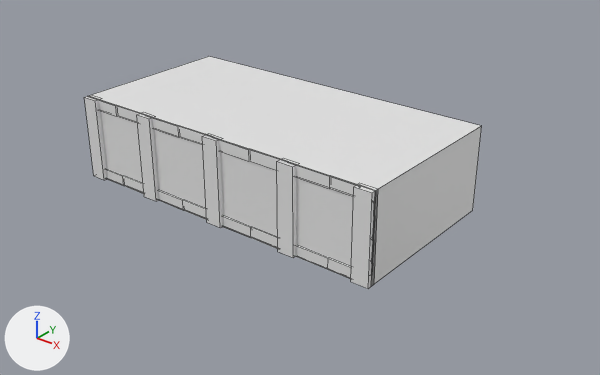
The FBX model Multimedia URP - GitHub/Assets/Assets/Environment/Office/Office.fbx: old version first, new version second.
Both versions are drawn from a 50 mm lens placed at (112.5, -127.1, 85.0), pointed at (6.6, 5.4, 2.8). Every picture has the same lights, and +X, +Y and +Z are marked at lower left. Mesh edges are drawn as thin lines. Where no turn or scale is listed for an object, it has been applied to the vertices.

The older version as bpy lines, for what is in view:
```python
ob_colum = bpy.data.objects.new('Colum', me_cube_002)
ob_colum.location = (38.0, -15.0, 10.0)
ob_colum_001 = bpy.data.objects.new('Colum.001', me_cube_003)
ob_colum_001.location = (-38.0, -15.0, 10.0)
ob_colum_002 = bpy.data.objects.new('Colum.002', me_cube_004)
ob_colum_002.location = (0.0, -15.0, 10.0)
ob_colum_003 = bpy.data.objects.new('Colum.003', me_cube_005)
ob_colum_003.location = (20.0, -15.0, 10.0)
ob_glass = bpy.data.objects.new('Glass', me_plane_005)
ob_glass.location = (0.0, -15.0, 10.0)
ob_glass.rotation_euler = (1.571, 0.0, 0.0)  # degrees (90, 0, 0)
ob_glass.scale = (40.0, 10.0, 2.0)
ob_roof = bpy.data.objects.new('roof', me_plane_004)
ob_roof.location = (0.0, 5.0, 20.0)
ob_roof.rotation_euler = (0.0, -3.142, 0.0)  # degrees (0, -180, 0)
ob_roof.scale = (40.0, 20.0, 2.0)
ob_wall = bpy.data.objects.new('Wall', me_plane_001)
ob_wall.location = (40.0, 5.0, 10.0)
ob_wall_003 = bpy.data.objects.new('Wall.003', me_cube_001)
ob_wall_003.location = (0.0, -15.0, 10.0)
ob_wall_003.scale = (40.0, 0.2, 10.0)
# also in view: 'Colum.004' at (-20.0, -15.0, 10.0)
```
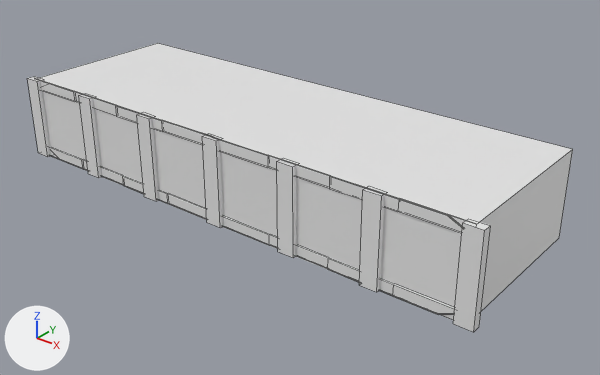
Where the change shows, as pixel boxes (x1, y1, x2, y2) in the pictures (600 x 375 px):
'roof', rescaled (37% wider, 34% taller): before (89, 56, 481, 189); after (37, 43, 573, 222)
'Glass', rescaled: before (100, 111, 353, 267); after (42, 91, 465, 308)
'Wall', moved: before (371, 127, 481, 285); after (480, 150, 573, 311)
'Wall.003', rescaled (48% wider, 31% taller): before (88, 96, 375, 279); after (40, 80, 464, 320)
'Colum', moved: before (351, 183, 378, 289); after (359, 186, 387, 292)
'Colum.005', added: after (453, 219, 491, 332)
'Colum.001', moved: before (84, 96, 107, 180); after (79, 94, 102, 178)
'Colum.006', added: after (27, 76, 51, 157)

The change in detail:
Object 'Glass' (ob_glass) is rescaled from (40.0, 10.0, 2.0) to (60.0, 10.0, 2.0).
Object 'roof' (ob_roof) is rescaled from (40.0, 20.0, 2.0) to (60.0, 20.0, 2.0).
Object 'Colum' (ob_colum) moves from (38.0, -15.0, 10.0) to (40.0, -15.0, 10.0).
Object 'Wall.003' (ob_wall_003) is rescaled from (40.0, 0.2, 10.0) to (60.0, 0.2, 10.0).
Object 'Colum.001' (ob_colum_001) moves from (-38.0, -15.0, 10.0) to (-40.0, -15.0, 10.0).
Object 'Wall' (ob_wall) moves from (40.0, 5.0, 10.0) to (60.0, 5.0, 10.0).
Object 'Colum.006' (ob_colum_006) is new; it shows a copy of the mesh of ob_colum_003.
Its location is (-60.0, -15.0, 10.0).
Object 'Colum.005' (ob_colum_005) is new; it shows a copy of the mesh of ob_colum_003.
Its location is (60.0, -15.0, 10.0).
